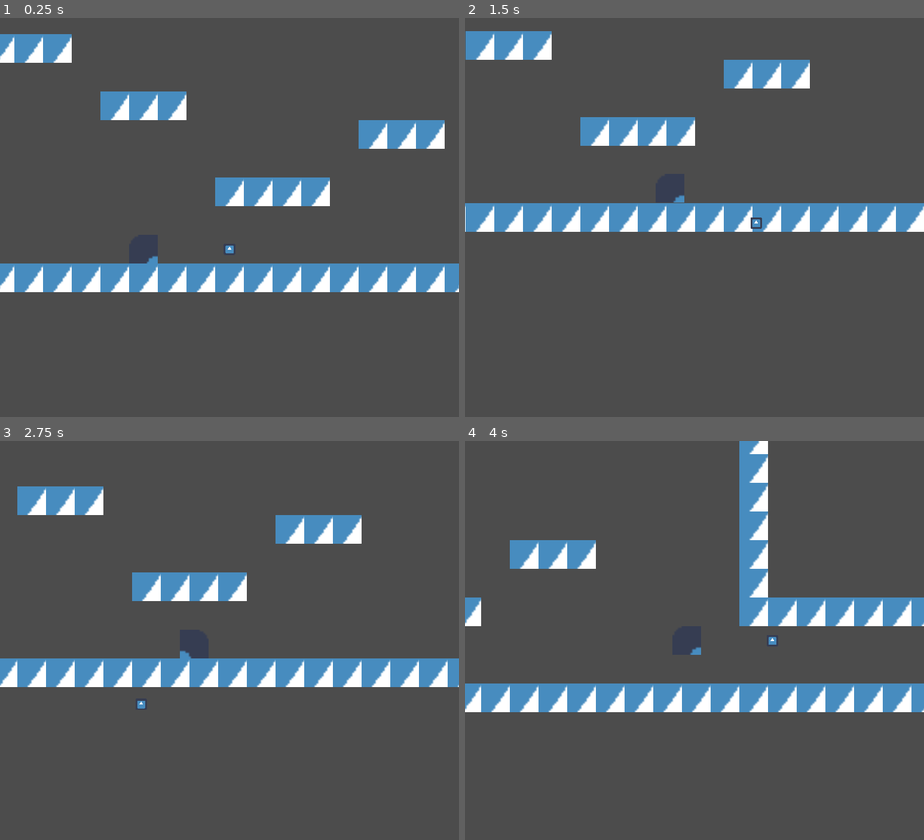
Above: before the commit, frames 1-4 (two rows, left to right).
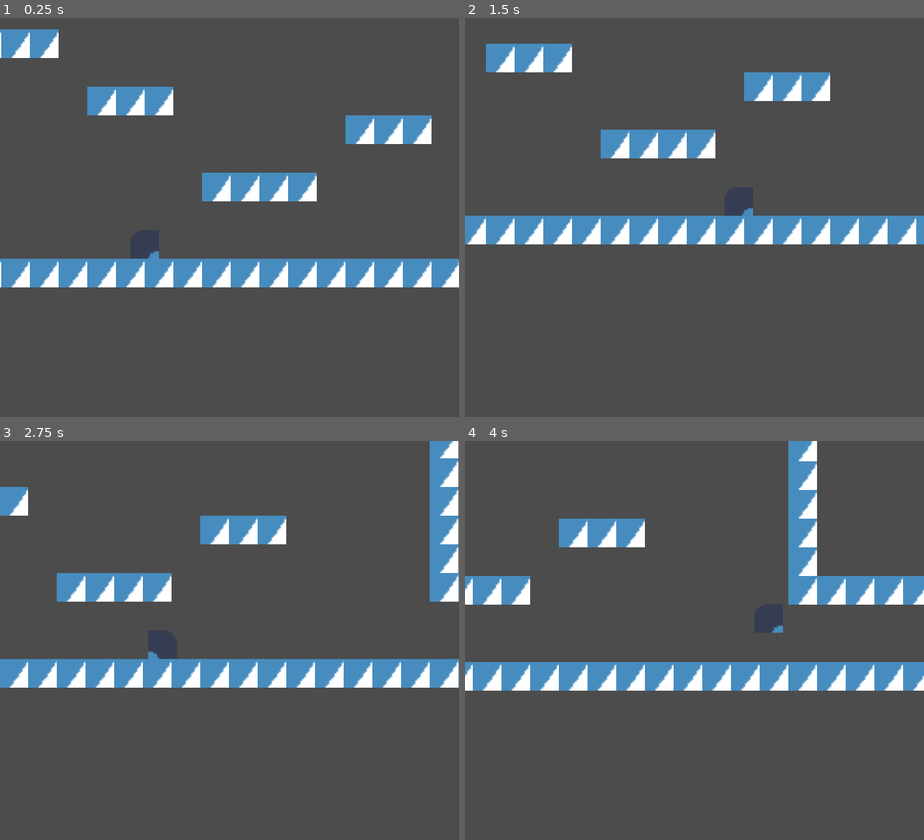
Above: after the commit, the same moments.

Repository: MauveMagician/platformer-game
Game: Godot game, scene res://Game.tscn
Two runs of this game, one before a commit and one after it. Both use one fixed random seed, a clock stepped at 60 frames per second and the inputs below. The engine's default icon, where the game draws it, is replaced by a stand-in: a white triangle on a blue panel in a dark square.
Inputs:
- Up to frame 1 (0.25 s): no input
- Up to frame 2 (1.5 s): hold Down (look_down) 0.53-1.28 s; hold Right (move_right) from 0.53 s (still down); tap Z (jump) at 0.77 s; tap Up (look_up) at 1.35 s
- Up to frame 3 (2.75 s): tap Z (jump) at 1.52 s; release Right (move_right) at 2.03 s; hold Left (move_left) from 2.03 s (still down); hold Down (look_down) from 2.03 s (still down)
- Up to frame 4 (4 s): release Left (move_left) at 2.78 s; release Down (look_down) at 2.78 s; hold Right (move_right) from 2.78 s (still down); tap Up (look_up) at 2.85 s; tap Z (jump) at 3.02, 3.77 s; hold Down (look_down) from 3.53 s (still down)

The runs differ from the first frame. In frame 1, 11% of the frame differs, in the area x 0-100%, y 2-69%; in frame 2, 13%; in frame 3, 14%; in frame 4, 25%, in the area x 0-100%, y 0-68%.

Commit message:
add more cam features

Diff:
--- a/CameraPivot.gd
+++ b/CameraPivot.gd
@@ -1,8 +1,10 @@
 extends Position2D
 
+export var interpolate_cam_time = 0.3
 onready var parent = self.get_parent()
 var y_direction = 1
 var ground_camera_mode = true
+
 
 func _physics_process(_delta):
 	update_pivot_angle()
@@ -10,17 +12,17 @@
 func update_pivot_angle():
 	self.y_direction = parent.get("look_direction").y
 	if abs(self.y_direction) > 0:
-		$Lookup_Tween.interpolate_property($Camera_Offset,"position",$Camera_Offset.position, Vector2($Camera_Offset.position.x,64*self.y_direction), 0.3,Tween.TRANS_LINEAR, Tween.EASE_OUT)
+		$Lookup_Tween.interpolate_property($Camera_Offset,"position",$Camera_Offset.position, Vector2($Camera_Offset.position.x,64*self.y_direction), interpolate_cam_time,Tween.TRANS_LINEAR, Tween.EASE_OUT)
 		$Camera_Offset/Camera2D.drag_margin_h_enabled = false
 		$Camera_Offset/Camera2D.drag_margin_v_enabled = false
 		$Lookup_Tween.start()
 	elif ground_camera_mode:
 		self.position = Vector2(0,0)
-		$Lookup_Tween.interpolate_property($Camera_Offset,"position",$Camera_Offset.position, Vector2(parent.get("look_direction").x*48, 64*self.y_direction), 0.3,Tween.TRANS_LINEAR, Tween.EASE_OUT)
+		$Lookup_Tween.interpolate_property($Camera_Offset,"position",$Camera_Offset.position, Vector2(parent.get("look_direction").x*32, 64*self.y_direction), interpolate_cam_time,Tween.TRANS_LINEAR, Tween.EASE_OUT)
 		$Camera_Offset/Camera2D.drag_margin_h_enabled = false
 		$Camera_Offset/Camera2D.drag_margin_v_enabled = false
 		$Lookup_Tween.start()
-		$Camera_Offset.position = Vector2(parent.get("look_direction").x*48,0)
+		$Camera_Offset.position = Vector2(parent.get("look_direction").x*32,0)
 	else:
 		$Camera_Offset.global_position = $Camera_Offset.global_position
 
@@ -29,13 +31,19 @@
 	$Camera_Offset/Camera2D.drag_margin_v_enabled = true
 
 func _on_Player_jumped():
-	$Camera_Offset/Camera2D.drag_margin_h_enabled = false
-	$Camera_Offset/Camera2D.drag_margin_v_enabled = false
+	$Camera_Offset/Camera2D.drag_margin_left = 0.5
+	$Camera_Offset/Camera2D.drag_margin_right = 0.5
+	$Camera_Offset/Camera2D.drag_margin_top = 0.5
+	$Camera_Offset/Camera2D.drag_margin_bottom = 0.5
 	ground_camera_mode = false
 
 func _on_Player_touched_ground():
 	$Camera_Offset/Camera2D.drag_margin_h_enabled = true
 	$Camera_Offset/Camera2D.drag_margin_v_enabled = true
+	$Camera_Offset/Camera2D.drag_margin_left = 0.1
+	$Camera_Offset/Camera2D.drag_margin_right = 0.1
+	$Camera_Offset/Camera2D.drag_margin_top = 0.1
+	$Camera_Offset/Camera2D.drag_margin_bottom = 0.1
 	ground_camera_mode = true
 
 func _on_Player_rotate():
--- a/Game.tscn
+++ b/Game.tscn
@@ -46,7 +46,7 @@
 tile_data = PoolIntArray( -327694, 0, 0, -327693, 0, 0, -327692, 0, 0, -327691, 0, 0, -327690, 0, 0, -327689, 0, 0, -32 …(3051 unchanged characters)…
 
 [node name="Player" type="KinematicBody2D" parent="."]
-position = Vector2( 24, 87.6031 )
+position = Vector2( 32, 96 )
 script = ExtResource( 3 )
 __meta__ = {
 "_edit_group_": true
@@ -114,7 +114,7 @@
 drag_margin_h_enabled = true
 drag_margin_v_enabled = true
 smoothing_enabled = true
-smoothing_speed = 4.0
+smoothing_speed = 2.0
 drag_margin_left = 0.1
 drag_margin_top = 0.1
 drag_margin_right = 0.1
@@ -123,6 +123,7 @@
 editor_draw_drag_margin = true
 
 [node name="Sprite" type="Sprite" parent="Player/CameraPivot/Camera_Offset"]
+visible = false
 scale = Vector2( 0.1, 0.1 )
 texture = ExtResource( 2 )
 
